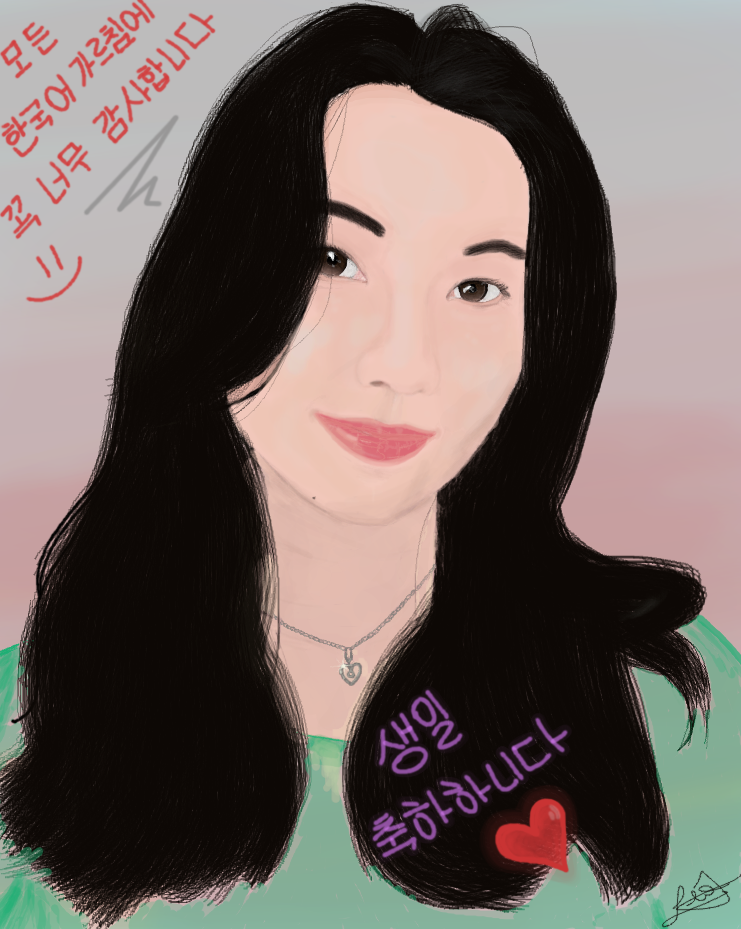
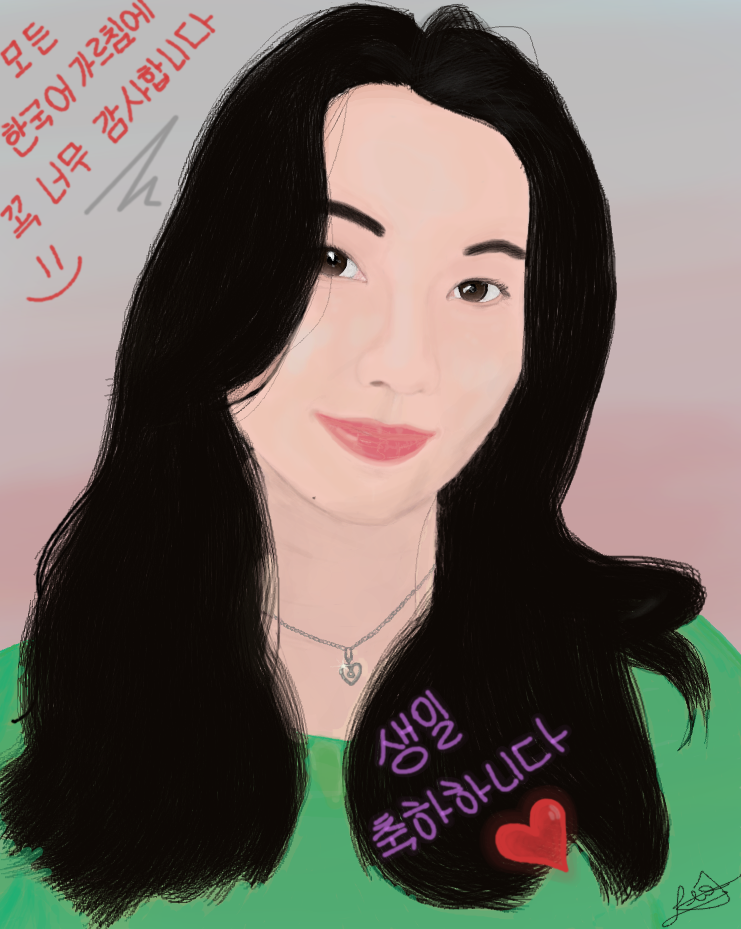
Two versions of the same layered image (741×929). Layer-by-layer changes:
painted on "line" over [0, 615, 741, 929]
added layer "shirt" above "background" over [0, 599, 741, 929]
